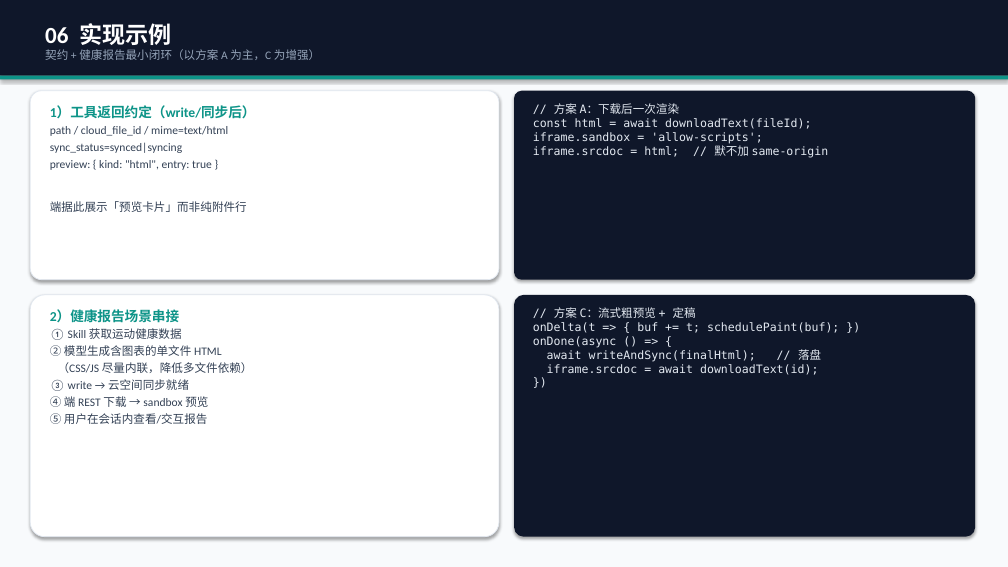
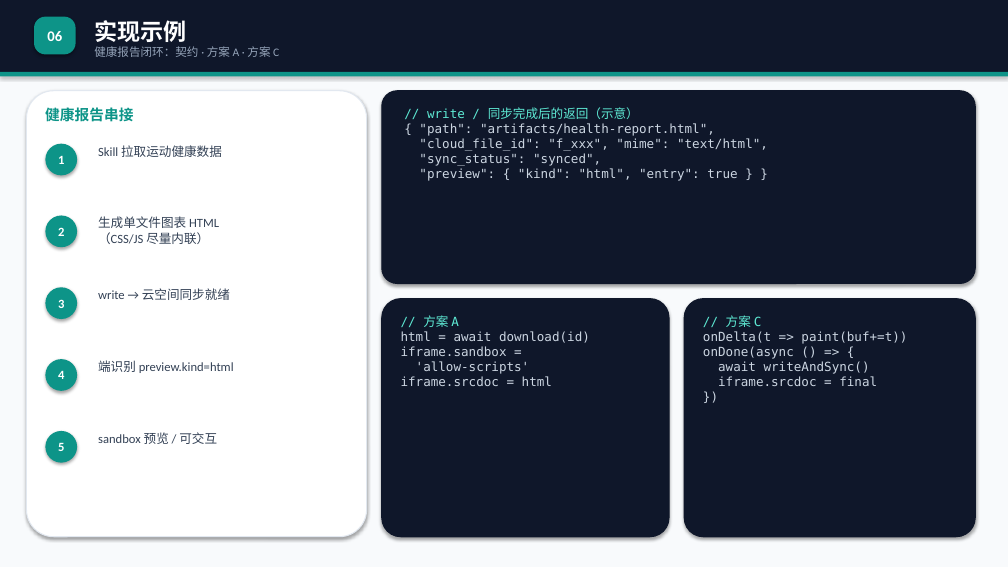
Before and after one commit to Lizzy67/leetcode, a slide deck: slide 7 of docs/agent_html_preview_proposal.pptx. Drawn at 1008x567 pixels with LibreOffice and Linux fonts; fonts in the diff are those of the drawing. Boxes give left, top, right and bottom in pixels: in the first picture for what was removed or moved away, otherwise in the second. Text is boxed around its words. In the diff, an @@ line names an element or a change of style, - is before the commit and + after.

```diff
--- a/docs/agent_html_preview_proposal.pptx
+++ b/docs/agent_html_preview_proposal.pptx
@@ rectangle: place and size @@
-rectangle at [0, 0, 1008, 76]
+rectangle at [0, 0, 1008, 72]
@@ rounded rectangle added at [34, 17, 76, 54], fill #0D9488, 14 pt, text #FFFFFF, bold @@
+06
@@ text at [94, 20, 279, 57]: text changed @@
-06 实现示例
-契约 + 健康报告最小闭环（以方案 A 为主，C 为增强）
+实现示例
+健康报告闭环：契约 · 方案 A · 方案 C
@@ rectangle: place and size @@
-rectangle at [0, 76, 1008, 79]
+rectangle at [0, 72, 1008, 76]
@@ rounded rectangle added at [26, 91, 367, 537], fill #FFFFFF, outline #E2E8F0 1 pt @@
@@ rounded rectangle removed at [30, 91, 499, 280] @@
@@ text added at [45, 105, 133, 124], 14 pt, text #0D9488, bold @@
+健康报告串接
@@ text removed at [50, 105, 256, 212] @@
-1）工具返回约定（write/同步后）
-path / cloud_file_id / mime=text/html
-sync_status=synced|syncing
-preview: { kind: "html", entry: true }
-端据此展示「预览卡片」而非纯附件行
@@ rounded rectangle: place and size @@
-rounded rectangle at [514, 91, 975, 280]
+rounded rectangle at [382, 91, 975, 284]
@@ rounded rectangle at [382, 91, 975, 284]: outline none to #0F172A 1 pt; proportions changed @@
@@ text added at [419, 107, 768, 181], 12 pt, text #CBD5E1 @@
+// write / 同步完成后的返回（示意）
+{ "path": "artifacts/health-report.html",
+"cloud_file_id": "f_xxx", "mime": "text/html",
+"sync_status": "synced",
+"preview": { "kind": "html", "entry": true } }
@@ ellipse added at [45, 144, 77, 175], fill #0D9488, 12 pt, text #FFFFFF, bold @@
+1
@@ text added at [98, 145, 222, 157], 12 pt, text #334155 @@
+Skill 拉取运动健康数据
@@ ellipse added at [45, 216, 77, 247], fill #0D9488, 12 pt, text #FFFFFF, bold @@
+2
@@ text added at [98, 216, 219, 244], 12 pt, text #334155 @@
+生成单文件图表 HTML
+（CSS/JS 尽量内联）
@@ rounded rectangle removed at [30, 295, 499, 537] @@
@@ ellipse added at [45, 287, 77, 319], fill #0D9488, 12 pt, text #FFFFFF, bold @@
+3
@@ text added at [98, 288, 230, 300], 12 pt, text #334155 @@
+write → 云空间同步就绪
@@ rounded rectangle added at [382, 299, 669, 537], fill #0F172A, outline #0F172A 1 pt @@
@@ rounded rectangle at [684, 299, 975, 537]: outline none to #0F172A 1 pt; proportions changed @@
@@ rounded rectangle: place and size @@
-rounded rectangle at [514, 295, 975, 537]
+rounded rectangle at [684, 299, 975, 537]
@@ text removed at [50, 309, 253, 424] @@
-2）健康报告场景串接
-① Skill 获取运动健康数据
-② 模型生成含图表的单文件 HTML
-（CSS/JS 尽量内联，降低多文件依赖）
-③ write → 云空间同步就绪
-④ 端 REST 下载 → sandbox 预览
-⑤ 用户在会话内查看/交互报告
@@ text at [401, 315, 590, 386]: text changed; size 11 to 12 pt; text colour #E2E8F0 to #CBD5E1 @@
-// 方案 A：下载后一次渲染
-const html = await downloadText(fileId);
-iframe.sandbox = 'allow-scripts';
-iframe.srcdoc = html; // 默不加 same-origin
+// 方案 A
+html = await download(id)
+iframe.sandbox =
+'allow-scripts'
+iframe.srcdoc = html
@@ text "// 方案 C": place and size @@
-text "// 方案 C" at [533, 307, 839, 375]
+text "// 方案 C" at [703, 315, 907, 386]
@@ text at [703, 315, 907, 344]: text changed; size 11 to 12 pt; text colour #E2E8F0 to #CBD5E1 @@
-// 方案 C：流式粗预览 + 定稿
-onDelta(t => { buf += t; schedulePaint(buf); })
+// 方案 C
+onDelta(t => paint(buf+=t))
@@ ellipse added at [45, 359, 77, 391], fill #0D9488, 12 pt, text #FFFFFF, bold @@
+4
@@ text at [703, 346, 794, 359]: size 11 to 12 pt, text colour #E2E8F0 to #CBD5E1 in "onDone(async () => {", "})" @@
@@ text added at [98, 360, 234, 373], 12 pt, text #334155 @@
+端识别 preview.kind=html
@@ text at [718, 361, 877, 386]: text changed; size 11 to 12 pt; text colour #E2E8F0 to #CBD5E1 @@
-await writeAndSync(finalHtml); // 落盘
-iframe.srcdoc = await downloadText(id);
+await writeAndSync()
+iframe.srcdoc = final
@@ ellipse added at [45, 431, 77, 463], fill #0D9488, 12 pt, text #FFFFFF, bold @@
+5
@@ text added at [98, 432, 217, 444], 12 pt, text #334155 @@
+sandbox 预览 / 可交互
```
Also in this commit, not shown: 7 other slides changed, 5 other files.
